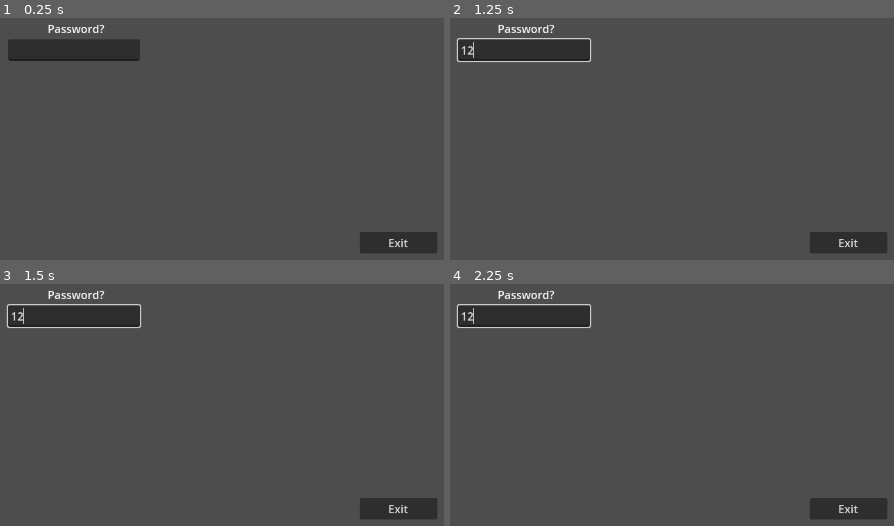
Above: before the commit, frames 1-4 (two rows, left to right).
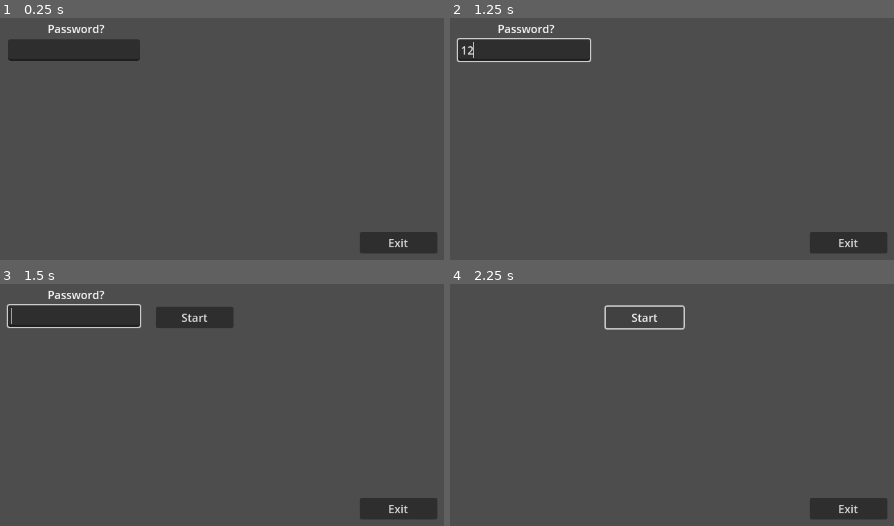
Above: after the commit, the same moments.

Repository: cake4everyone/Quiz4Everyone
Game: Godot game, scene res://scenes/Main.tscn
Two runs of this game, one before a commit and one after it. Both use one fixed random seed, a clock stepped at 60 frames per second and the inputs below.
Inputs (mouse positions are in pixels of both pictures, inside the frame that each line leads up to):
- Up to frame 1 (0.25 s): no input
- Up to frame 2 (1.25 s): click (525, 49) at 0.52 s; type "12" at 0.6 s
- Up to frame 3 (1.5 s): tap Enter (ui_accept) at 1.25, 1.35 s
- Up to frame 4 (2.25 s): tap Enter (ui_accept) at 1.52, 1.82 s; click (645, 317) at 2 s, where only the run after the commit has a clickable "Start"

Frames 1-2 are identical in both runs. In frame 3, 1.5% of the frame differs, in the area x 2-53%, y 9-19%; in frame 4, 3.6%, in the area x 1-53%, y 2-20%.
Error before the commit: Attempt to call function 'get_line' in base 'null instance' on a null instance. (res://Webserver.gd:42)
Error after the commit: Attempt to call function 'get_line' in base 'null instance' on a null instance. (res://Webserver.gd:52)

Commit message:
added simple websocket authorization

Diff:
--- a/Webserver.gd
+++ b/Webserver.gd
@@ -1,6 +1,8 @@
 extends Node2D
 var ws: WebSocketPeer = WebSocketPeer.new()
 var host = ""
+var wsrunning = false
+var token = ""
 
 signal StartQuiz
 
@@ -10,31 +12,39 @@
 	load_config()
 
 func connect_to_ws():
-	var err = ws.connect_to_url("ws://"+host+"/login")
+	var headers = PackedStringArray(["Authorization: Q4E "+token])
+	ws.set_handshake_headers(headers)
+	var err = ws.connect_to_url("ws://"+host+"/chat")
 	if err != OK:
 		print("Error:", err)
 		return
+	wsrunning = true
 
 	print("Connected Succesfully")
 
 func _send_message_to_ws(message : String):
-	print("send data: ", message)
-	print("sent data: ", ws.send_text(message))
+	var err = ws.send_text(message)
+	if err != OK:
+		print("Error sending: ", err)
+		return
+	print("WS <= ", message)
 
 func _process(delta):
-	ws.poll()
-	if ws.get_ready_state() == WebSocketPeer.STATE_CONNECTING:
-		return
+	if wsrunning:
+		ws.poll()
+		if ws.get_ready_state() == WebSocketPeer.STATE_CONNECTING:
+			return
 
-	if ws.get_ready_state() != WebSocketPeer.STATE_OPEN:
-		print("connection lost")
-		set_process(false)
-		return
+		if ws.get_ready_state() != WebSocketPeer.STATE_OPEN:
+			print("connection lost")
+			set_process(false)
+			return
 
 	if(Input.is_action_just_pressed("ui_accept") and $Password.text != ""):
-		_send_message_to_ws($Password.text)
+		token = $Password.text
 		$Password.text = ""
 		$Start.show()
+		connect_to_ws()
 	receive()
 
 func load_config():
@@ -48,7 +58,7 @@
 func receive():
 	while ws.get_available_packet_count():
 		var received_data = ws.get_packet()
-		print("Data received: ", received_data)
+		print("WS => ", received_data.get_string_from_ascii())
 
 func _on_start_pressed():
 	StartQuiz.emit()
